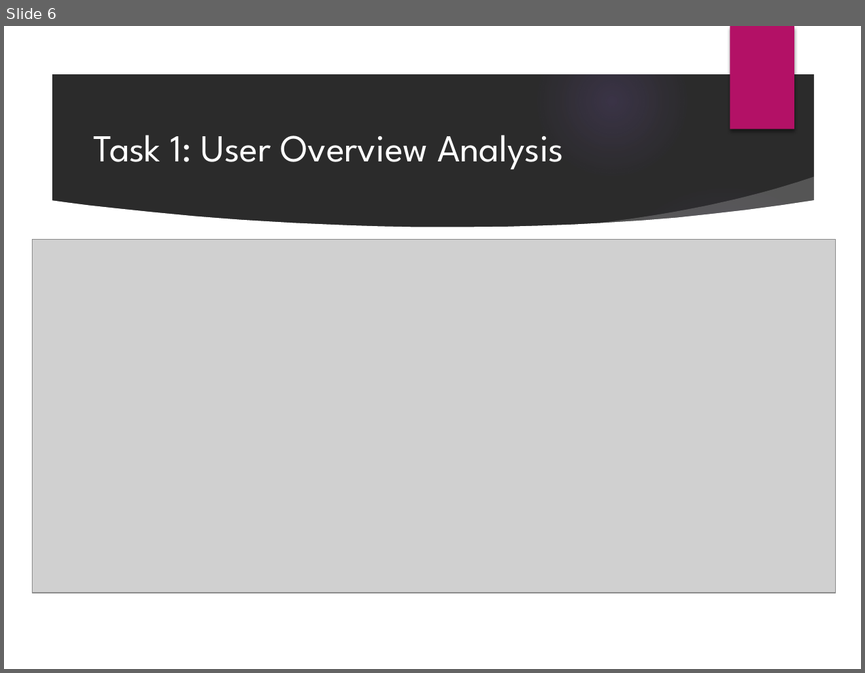
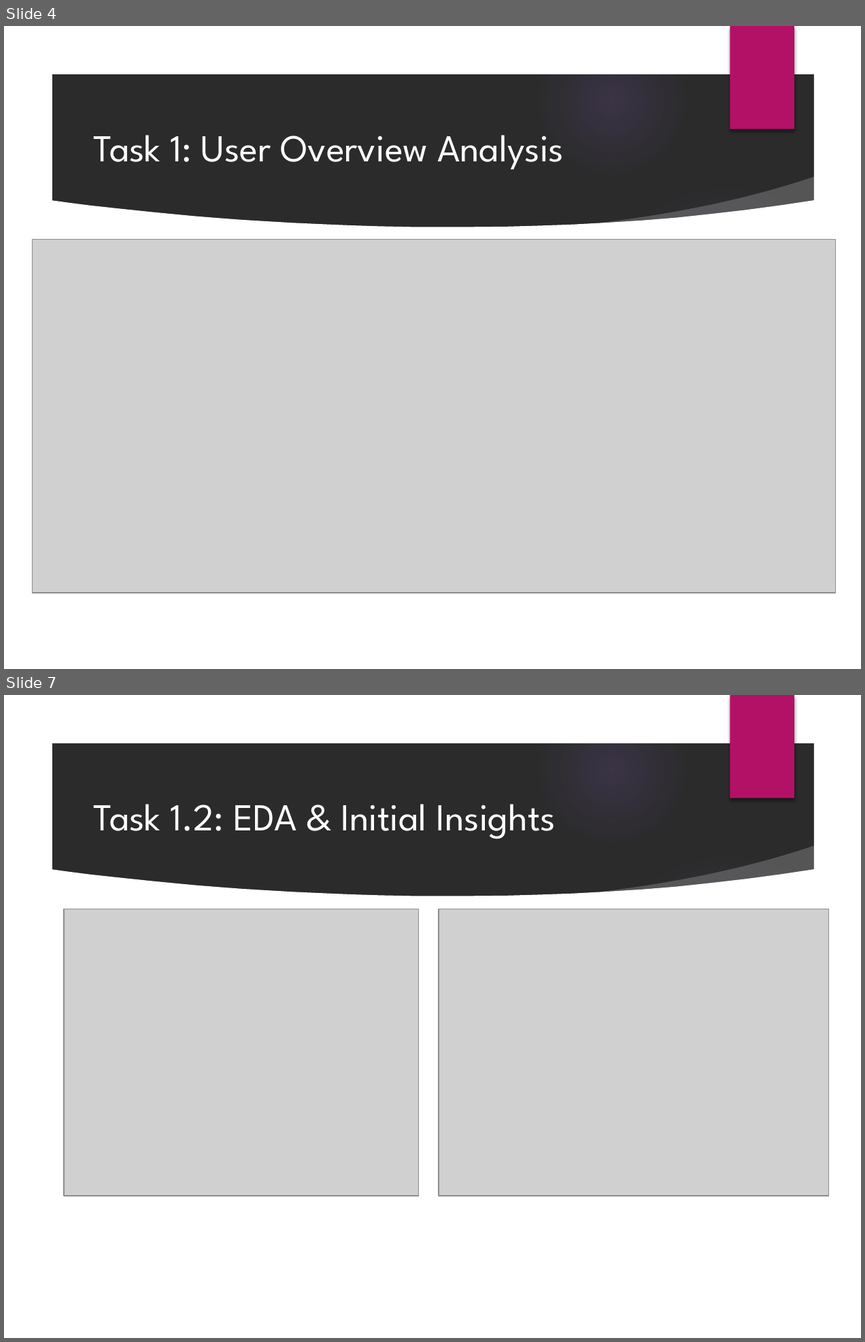
Before and after one commit to IrshadShaikh3181/Next_Hike_Project5, a slide deck: Detailed_Telecom_Analytics_Presentation.pptx. Shown one above the other, each under a label of ours: slide 6 before the commit, slides 4 and 7 after it; the slides between them are not shown. The pictures are 865x673 and 865x1342 pixels, drawn with LibreOffice and Linux fonts; fonts in the diff are those of the drawing; grey boxes stand for pictures; background and template pictures are left out; a plain dark background stands for a picture behind light text. Boxes give left, top, right and bottom in pixels: in the first picture for what was removed or moved away, otherwise in the second. Text is boxed around its words. In the diff, an @@ line names an element or a change of style, - is before the commit and + after.

```diff
--- a/Detailed_Telecom_Analytics_Presentation.pptx
+++ b/Detailed_Telecom_Analytics_Presentation.pptx
@@ slide 7 added at bbox=[4, 695, 861, 1338], background picture (left out); not listed: 9 template elements that a slide beside it also shows @@
@@ title added at bbox=[94, 804, 555, 839], 32 pt, text #FFFFFF @@
+Task 1.2: EDA & Initial Insights
@@ picture added at bbox=[64, 909, 419, 1195] @@
@@ picture added at bbox=[439, 909, 828, 1195] @@
@@ what was slide 6 is now slide 4 @@
```
Also in this commit, not shown: 13 slides changed, 4 other slides added, 8 slides removed.
